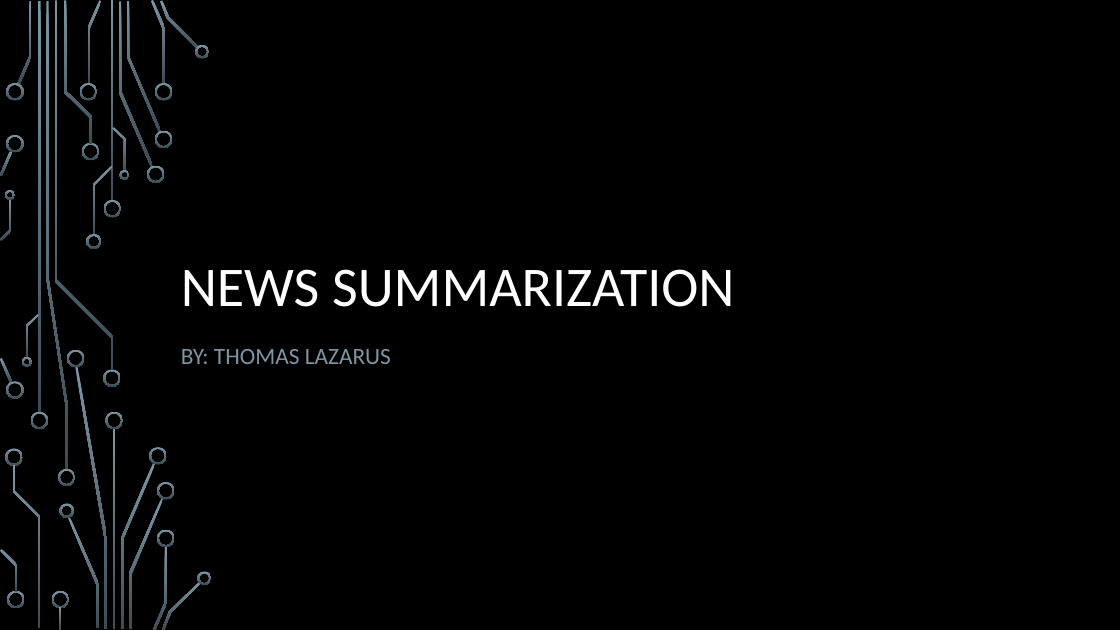
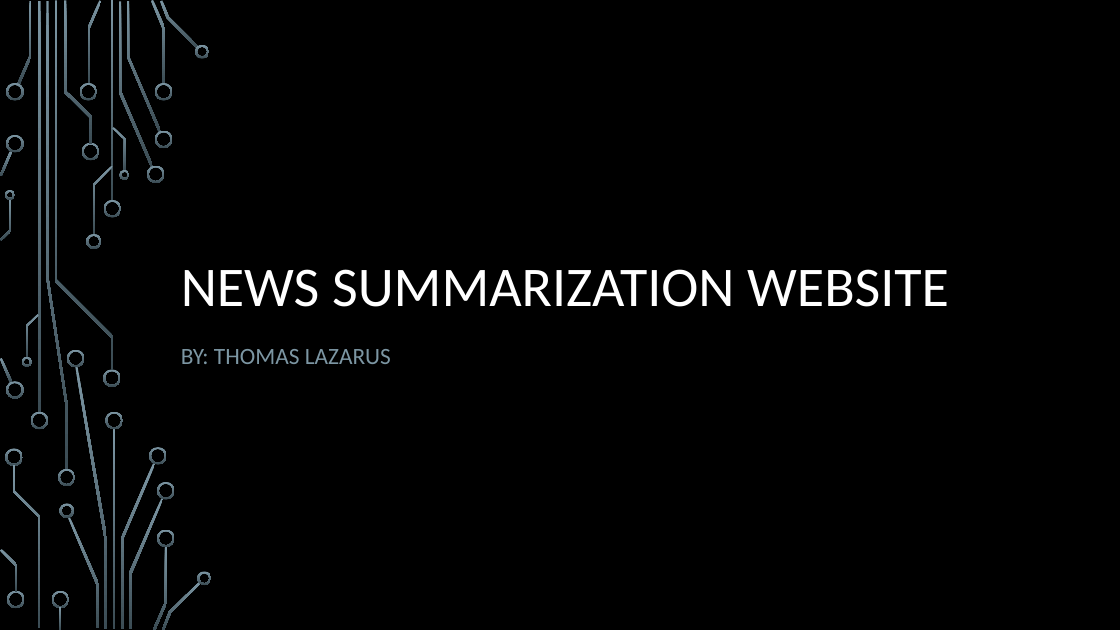
Before and after one commit to lazarust/NewsTextSummarization, a slide deck: slide 1 of Presentations/Final Presentation.pptx. Drawn at 1120x630 pixels with LibreOffice and Linux fonts; fonts in the diff are those of the drawing; background and template pictures are left out. Boxes give left, top, right and bottom in pixels: in the first picture for what was removed or moved away, otherwise in the second. Text is boxed around its words. In the diff, an @@ line names an element or a change of style, - is before the commit and + after.

```diff
--- a/Presentations/Final Presentation.pptx
+++ b/Presentations/Final Presentation.pptx
@@ title at box(181, 269, 949, 307): text changed @@
-NEWS SUMMARIZATION
+NEWS SUMMARIZATION WEBSITE
```
Also in this commit, not shown: 2 other slides changed, 2 slides added, 1 other file.
